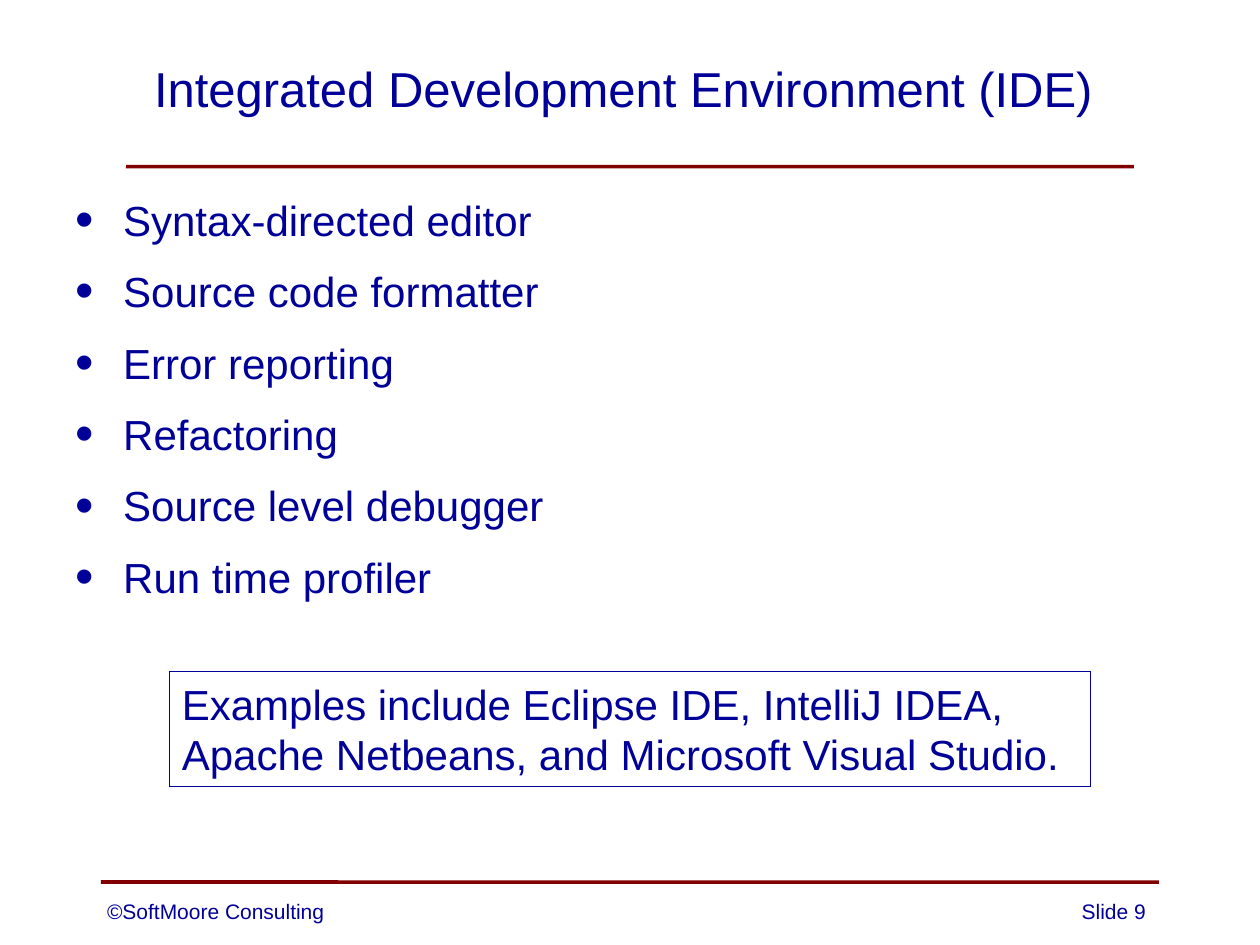
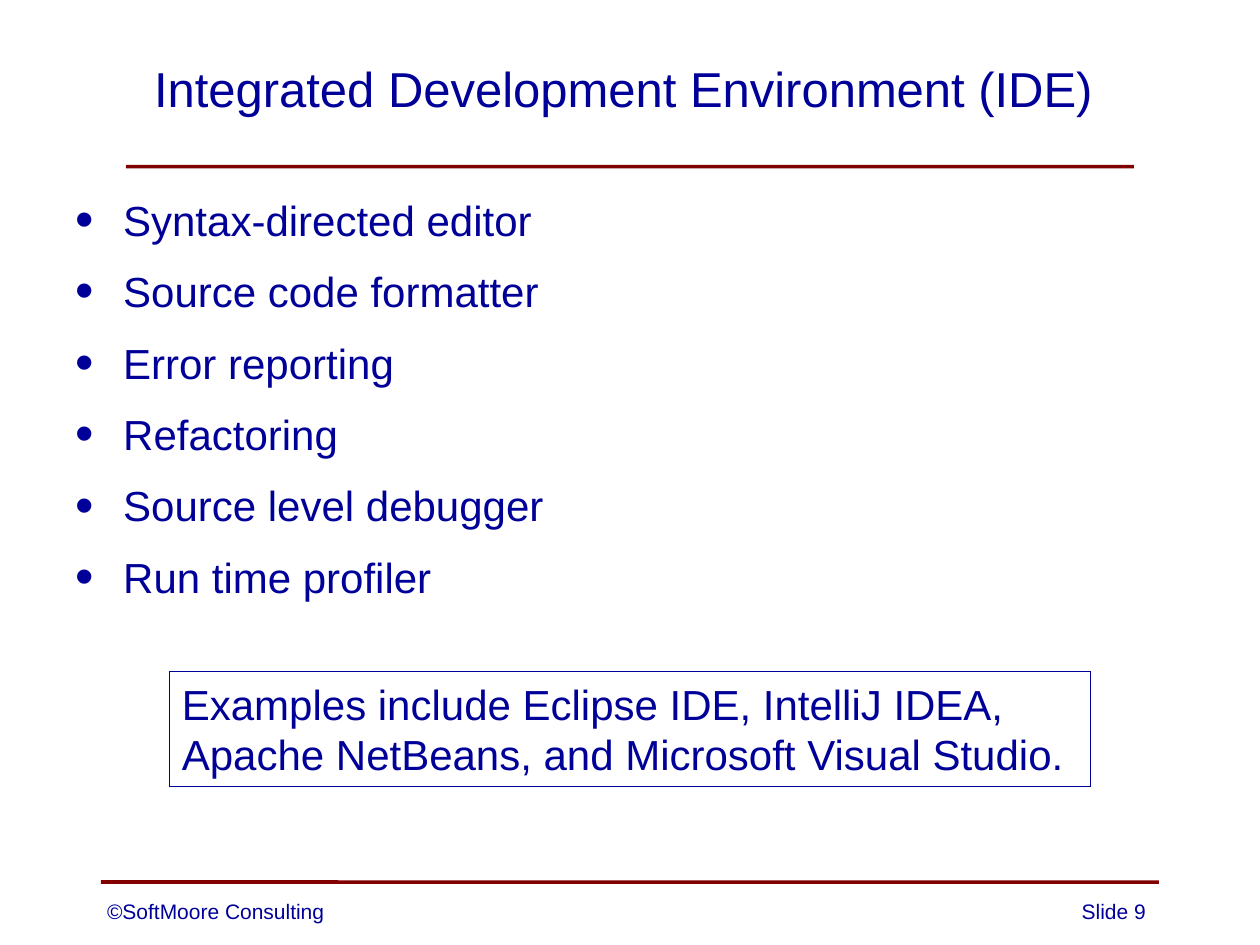
Before and after one commit to SoftMoore/CPRL-Java-3rd, a slide deck: slide 9 of PowerPoints/01 - Overview of Compilers.pptx. Drawn at 1260x945 pixels with LibreOffice and Linux fonts; fonts in the diff are those of the drawing. Boxes give left, top, right and bottom in pixels: in the first picture for what was removed or moved away, otherwise in the second. Text is boxed around its words. In the diff, an @@ line names an element or a change of style, - is before the commit and + after.

```diff
--- a/PowerPoints/01 - Overview of Compilers.pptx
+++ b/PowerPoints/01 - Overview of Compilers.pptx
@@ text in rectangle at bbox=[182, 739, 1064, 779]: text changed @@
-Apache Netbeans, and Microsoft Visual Studio.
+Apache NetBeans, and Microsoft Visual Studio.
```
Also in this commit, not shown: 2 other slides changed, 1 other file.
